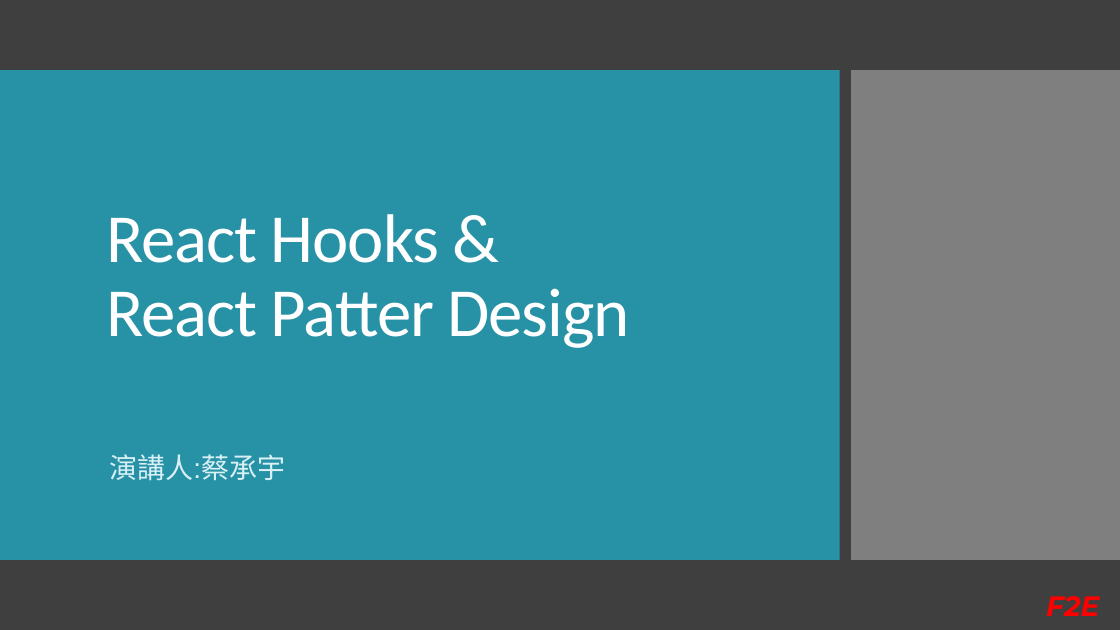
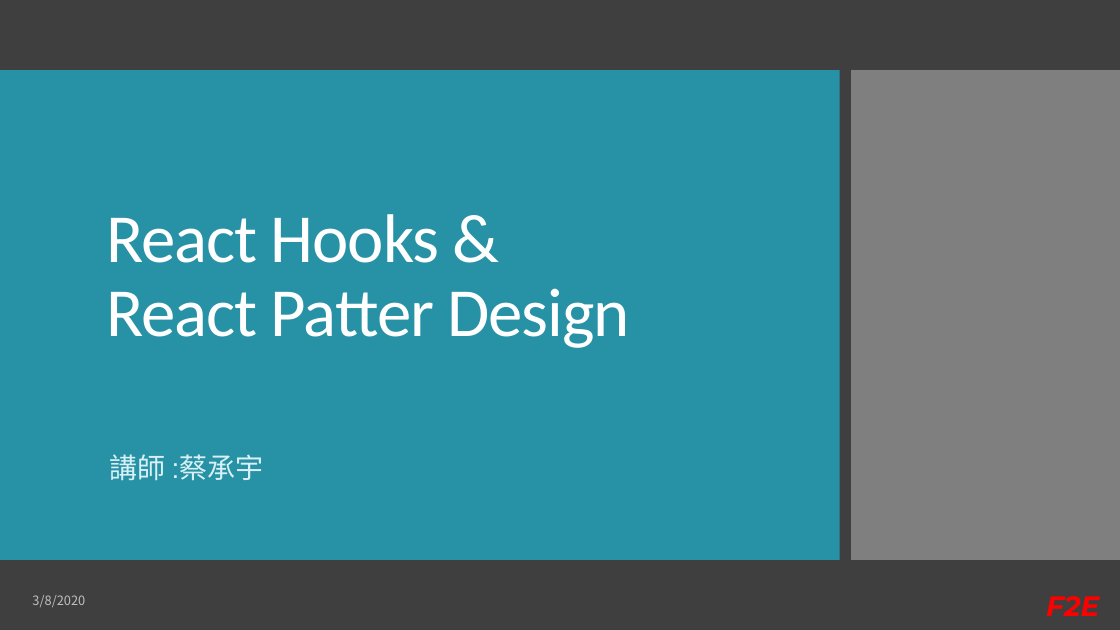
Before and after one commit to Kader-coder/React-Hooks, a slide deck: slide 1 of PPT/React Hooks &.pptx. Drawn at 1120x630 pixels with LibreOffice and Linux fonts; fonts in the diff are those of the drawing. Boxes give left, top, right and bottom in pixels: in the first picture for what was removed or moved away, otherwise in the second. Text is boxed around its words. In the diff, an @@ line names an element or a change of style, - is before the commit and + after.

```diff
--- a/PPT/React Hooks &.pptx
+++ b/PPT/React Hooks &.pptx
@@ subtitle at [109,454,264,481]: text changed @@
-演講人:蔡承宇
+講師 :蔡承宇
@@ text added at [32,595,85,607], 11 pt, text #BFBFBF @@
+3/8/2020
```
Also in this commit, not shown: 6 other slides changed, 6 slides added, 1 slide removed.
